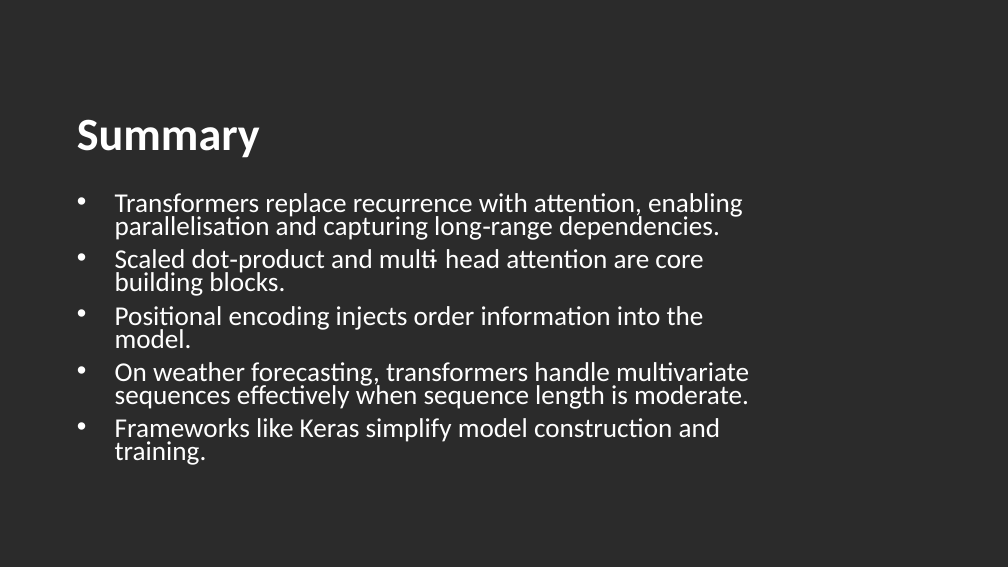
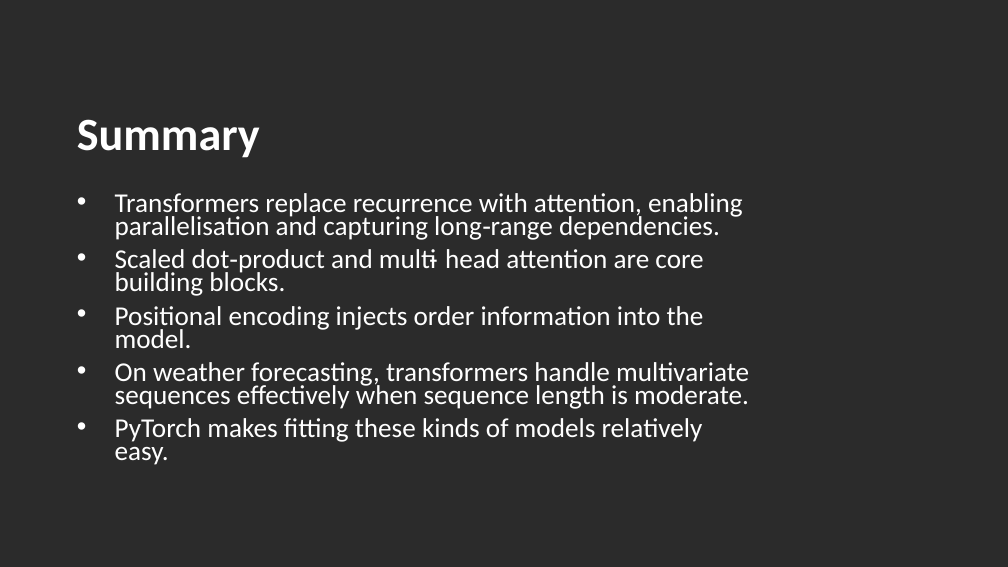
Before and after one commit to andrewcparnell/STAT41130, a slide deck: slide 19 of slides/day 3/D3C2_Transformers.pptx (slide 22 before the commit). Drawn at 1008x567 pixels with LibreOffice and Linux fonts; fonts in the diff are those of the drawing; background and template pictures are left out; a plain dark background stands for a picture behind light text. Boxes give left, top, right and bottom in pixels: in the first picture for what was removed or moved away, otherwise in the second. Text is boxed around its words. In the diff, an @@ line names an element or a change of style, - is before the commit and + after.

```diff
--- a/slides/day 3/D3C2_Transformers.pptx
+++ b/slides/day 3/D3C2_Transformers.pptx
@@ text at (115, 418, 703, 465): text changed @@
-• Frameworks like Keras simplify model construction and training.
+• PyTorch makes fitting these kinds of models relatively easy.
```
Also in this commit, not shown: 9 other slides changed, 4 slides added, 7 slides removed, 2 other files.
